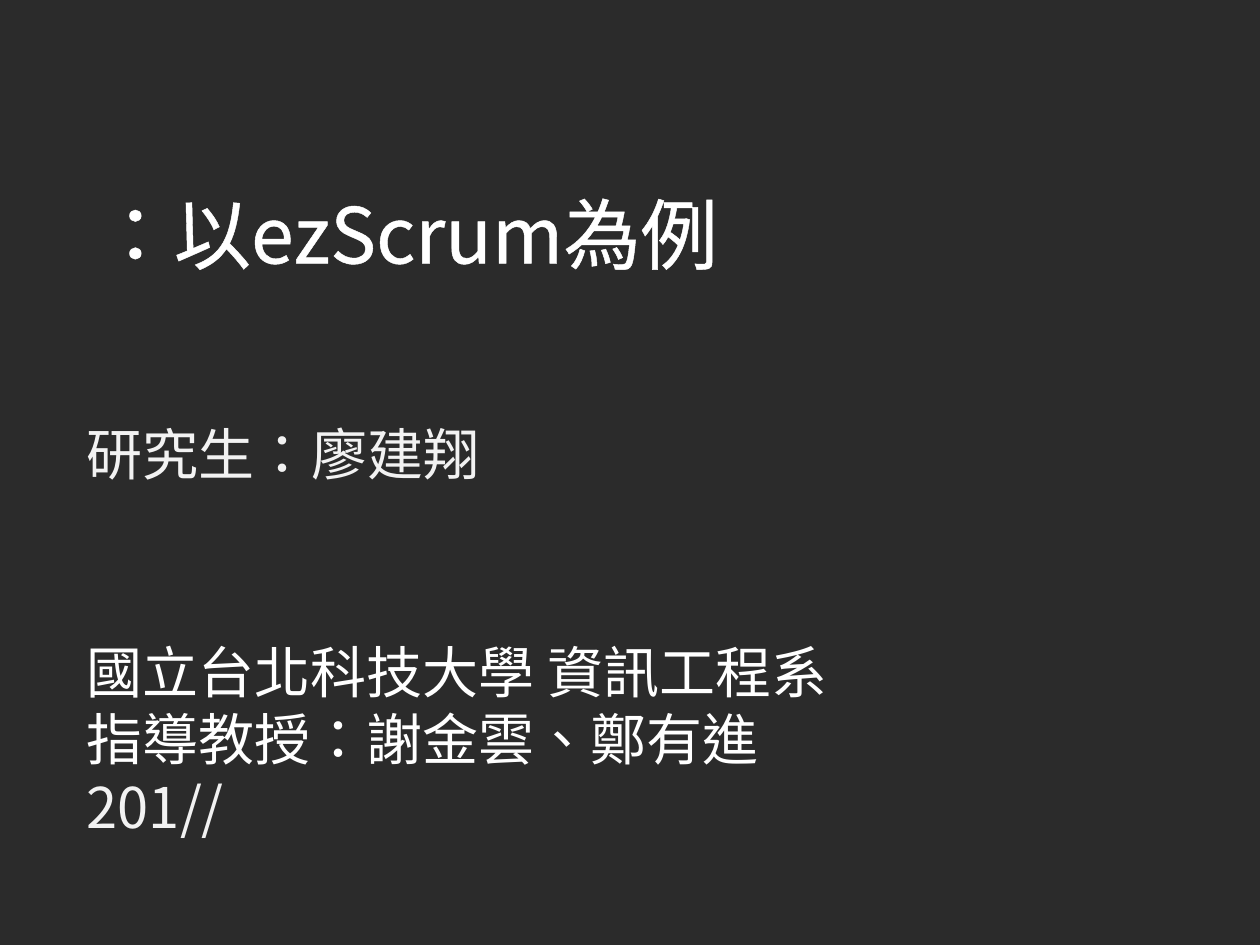
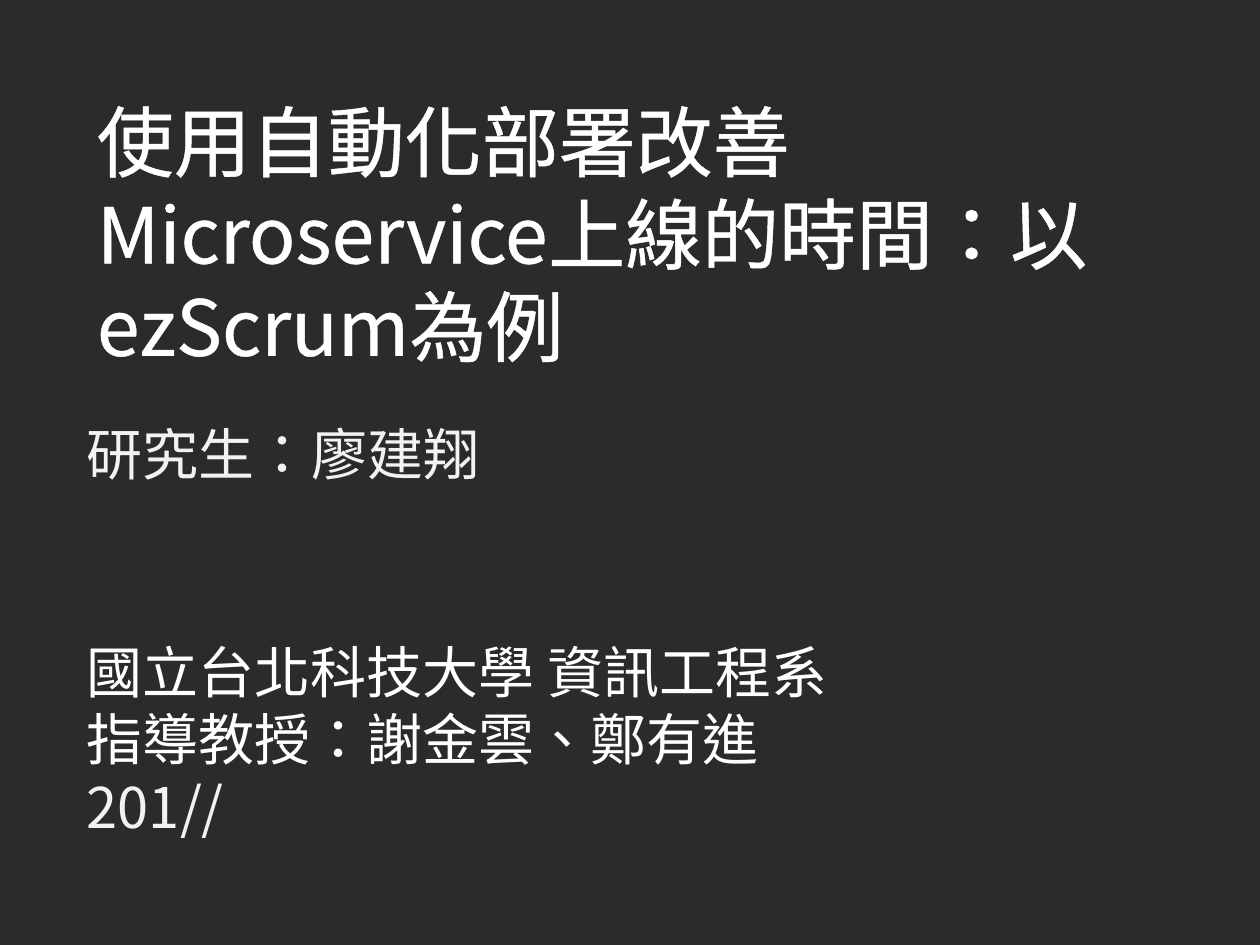
Before and after one commit to john78530/thesis, a slide deck: slide 1 of Oral.pptx. Drawn at 1260x945 pixels with LibreOffice and Linux fonts; fonts in the diff are those of the drawing; background and template pictures are left out; a plain dark background stands for a picture behind light text. Boxes give left, top, right and bottom in pixels: in the first picture for what was removed or moved away, otherwise in the second. Text is boxed around its words. In the diff, an @@ line names an element or a change of style, - is before the commit and + after.

```diff
--- a/Oral.pptx
+++ b/Oral.pptx
@@ title at bbox=[97, 106, 1087, 363]: text changed @@
-：以ezScrum為例
+使用自動化部署改善Microservice上線的時間：以ezScrum為例
```
Also in this commit, not shown: 8 slides added, 1 other file.
